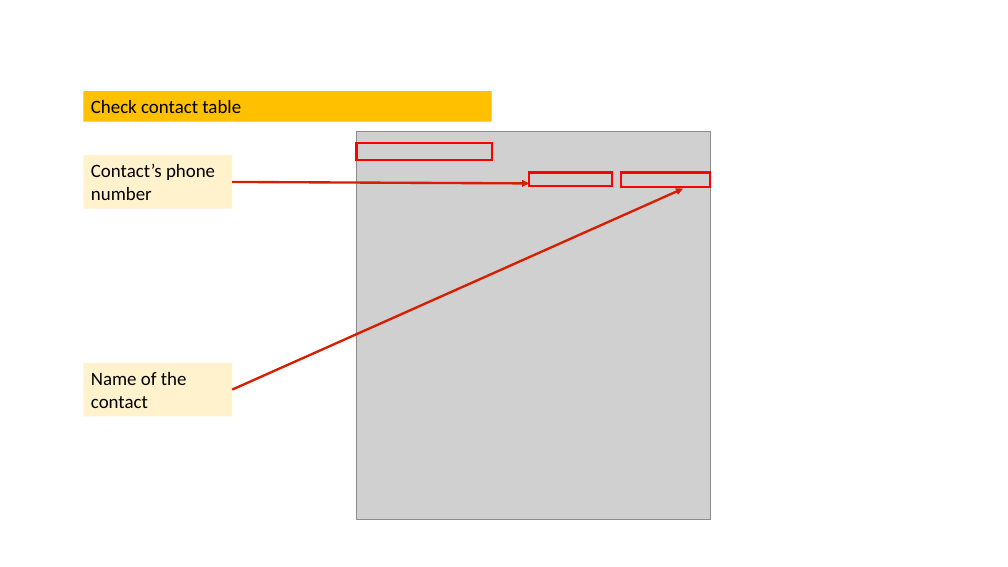
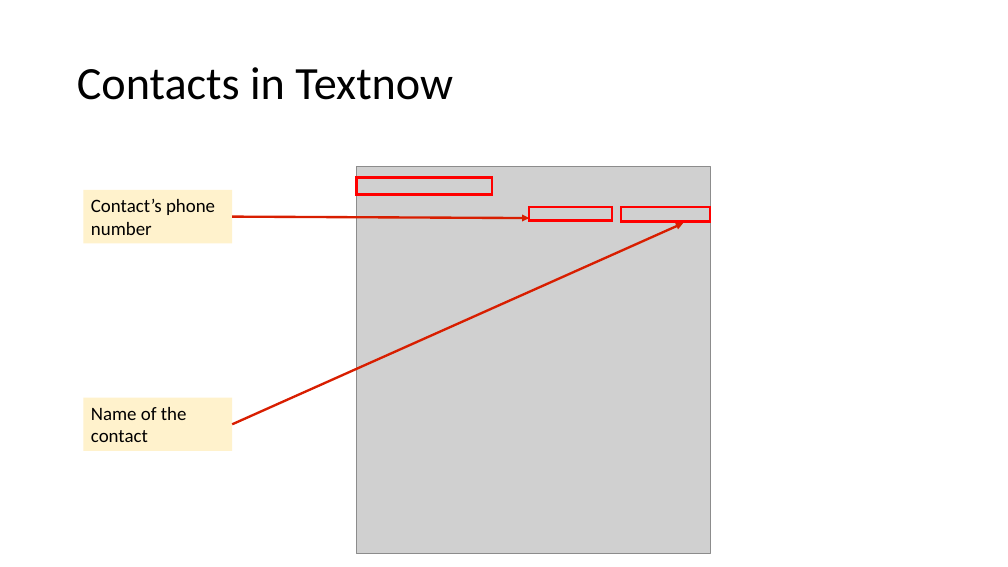
Before and after one commit to frankwxu/digital-forensics-lab, a slide deck: slide 16 of Android10/5_3_2_Third_Party_App_Investigation _textnow.pptx (slide 11 before the commit). Drawn at 1008x567 pixels with LibreOffice and Linux fonts; fonts in the diff are those of the drawing; grey boxes stand for pictures; background and template pictures are left out. Boxes give left, top, right and bottom in pixels: in the first picture for what was removed or moved away, otherwise in the second. Text is boxed around its words. In the diff, an @@ line names an element or a change of style, - is before the commit and + after.

```diff
--- a/Android10/5_3_2_Third_Party_App_Investigation _textnow.pptx
+++ b/Android10/5_3_2_Third_Party_App_Investigation _textnow.pptx
@@ title added at [77,67,453,100], 44 pt, text #000000 @@
+Contacts in Textnow
@@ rectangle removed at [83,91,492,122] @@
-Check contact table
@@ 5 rectangles, 2 arrows, 1 picture: place and size @@
-5 rectangles, 2 arrows, 1 picture at [83,132,710,520]
+5 rectangles, 2 arrows, 1 picture at [83,166,710,554]
```
Also in this commit, not shown: 9 other slides changed, 7 slides added, 2 slides removed, 2 other files.
